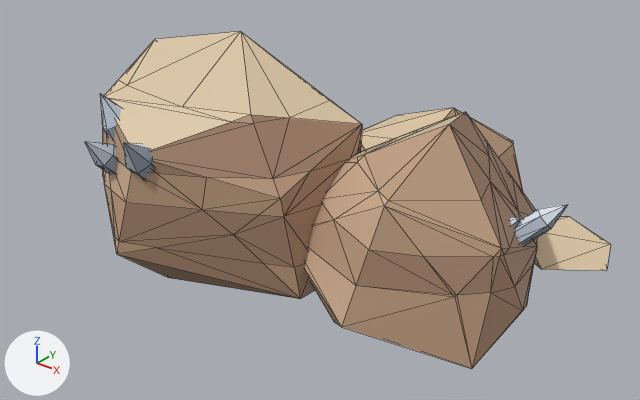
The glTF model game/models/features/rock_desert_2.glb as it was, and as the next commit left it.
Before and after are seen from a camera (50 mm lens) standing at (3.69, -4.86, 3.2) and looking at (-0.03, -0.21, 0.31). Lighting does not change. The marker at lower left points along +X, +Y and +Z. The older version comes first. Mesh edges are drawn as thin lines. Vertices at exactly the same position are counted once.

Names of what the first picture shows: 'Body'.
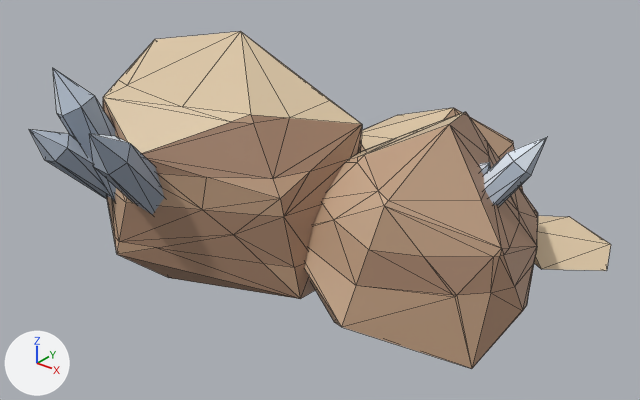
The change, as a list of edits to the scene's bpy script:
```text
Change me_body:
    used by ob_body; location = (0.0, 0.0, 0.0)
    remove me_body.from_pydata(...)  # 312 vertices, 544 faces; spans x -1.95..1.83, y -1.44..1.67, z -0.18..1.44
    add me_body.from_pydata(...)  # 312 vertices, 544 faces; spans x -1.95..1.83, y -1.75..1.67, z -0.18..1.44
    me_body part 1: the loose piece of 13 vertices spanning x -1.25..-0.84, y -1.24..-0.84, z 0.35..1.16 is scaled about its middle by (1.25, 1.26, 1.27), then moved by (-0.1, -0.22, 0.11)
    me_body part 2: the loose piece of 13 vertices spanning x -0.89..-0.6, y -1.44..-0.85, z 0.33..1.0 is scaled about its middle by (1.27, 1.26, 1.27), then moved by (0.06, -0.24, 0.09)
    me_body part 3: the loose piece of 13 vertices spanning x -1.19..-0.93, y -1.43..-0.88, z 0.33..0.89 is scaled about its middle by (1.26, 1.26, 1.27), then moved by (-0.14, -0.24, 0.07)
    me_body part 4: the loose piece of 13 vertices spanning x 1.3..1.77, y -0.27..0.04, z 0.27..0.73 is multiplied about its middle by the matrix ((1.336, -0.257, -0.161), (0.241, 1.341, -0.143), (0.184, 0.111, 1.353)), then moved by (-0.18, -0.1, 0.28)
    me_body part 5: the loose piece of 13 vertices spanning x 1.22..1.55, y -0.18..0.01, z 0.28..0.63 is multiplied about its middle by the matrix ((1.355, 0.002, -0.204), (0.007, 1.369, 0.058), (0.204, -0.059, 1.353)), then moved by (-0.25, -0.03, 0.24)
```

Changed parts and their boxes [x1, y1, x2, y2] in the pictures (640 x 400 px; the box of a moved part takes in the faces that stretch with it):
'Body', reshaped (11% wider): before [85, 31, 611, 369]; after [29, 31, 611, 369]
part 1 of me_body, moved or reshaped: before [100, 94, 121, 140]; after [53, 68, 116, 200]
part 2 of me_body, moved or reshaped: before [124, 143, 154, 180]; after [89, 134, 165, 215]
part 3 of me_body, moved or reshaped: before [85, 142, 118, 174]; after [29, 130, 108, 199]
part 4 of me_body, moved or reshaped: before [515, 204, 568, 245]; after [484, 136, 548, 205]
part 5 of me_body, moved or reshaped (mostly hidden): before [510, 217, 521, 229]; after [480, 162, 491, 174]
